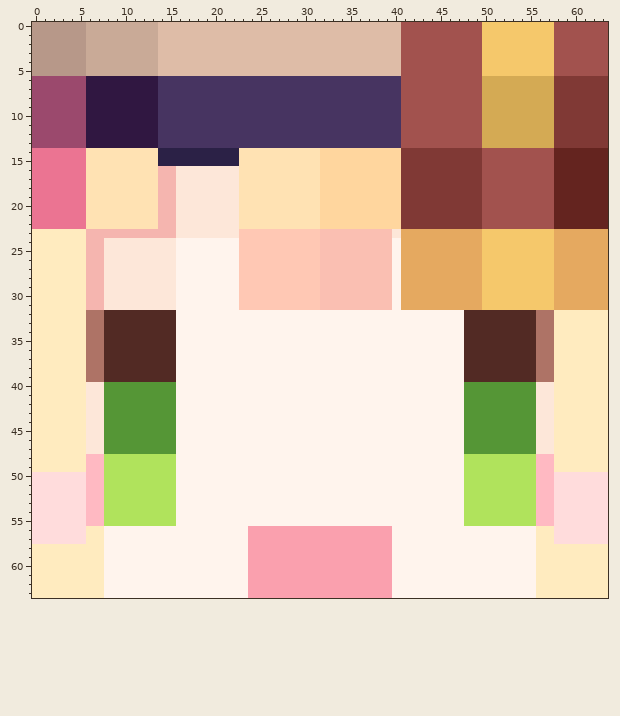
Pixel-art sprite -- skins/f1b2a1db-b4c0-45c7-9330-c31db6637814.png. This is how it looked before the edit.
The file is 64x64 pixels. Colours within 5 levels of each other are drawn and written as one.
The same view after the edit:
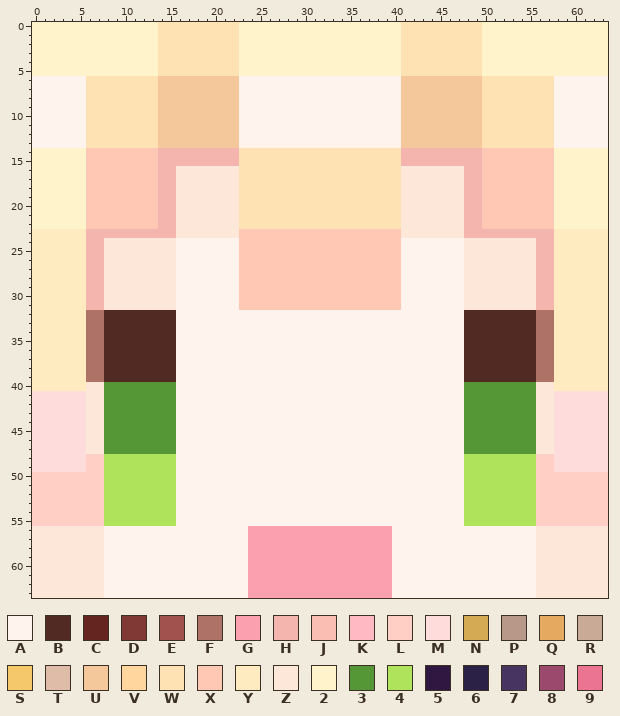
Palette (. is transparent): A #fff4ed  B #522a24  C #64241f  D #803935  E #a2524e  F #ae7366  G #faa0ae  H #f5b5af  J #fabfb2  K #ffb9c2  L #ffcec4  M #ffdcdc  N #d4aa54  P #b79889  Q #e5a960  R #c9aa97  S #f5c86b  T #debca7  U #f4c89a  V #ffd69e  W #ffe2b3  X #ffc8b4  Y #ffebbf  Z #fde7d9  2 #fff3cb  3 #559636  4 #b0e35c  5 #301741  6 #2b2146  7 #473461  8 #9b496d  9 #eb7492
Commit message: 自動上傳玩家 super_nenechii 的皮膚臉部
The edit:
y 0..5: x 0..63 PPPPPPRRRRRRRRTTTTTTTTTTTTTTTTTTTTTTTTTTTEEEEEEEEESSSSSSSSEEEEEE -> 22222222222222WWWWWWWWW222222222222222222WWWWWWWWW22222222222222
y 6..13: x 0..63 88888855555555777777777777777777777777777EEEEEEEEENNNNNNNNDDDDDD -> AAAAAAWWWWWWWWUUUUUUUUUAAAAAAAAAAAAAAAAAAUUUUUUUUUWWWWWWWWAAAAAA
y 14..15: x 0..22 999999WWWWWWWW666666666 -> 222222XXXXXXXXHHHHHHHHH; x 32..63 VVVVVVVVVDDDDDDDDDEEEEEEEECCCCCC -> WWWWWWWWWHHHHHHHHHXXXXXXXX222222
y 16..22: x 0..13 999999WWWWWWWW -> 222222XXXXXXXX; x 32..63 VVVVVVVVVDDDDDDDDDEEEEEEEECCCCCC -> WWWWWWWWWZZZZZZZHHXXXXXXXX222222
y 23: x 32..63 JJJJJJJJZQQQQQQQQQSSSSSSSSQQQQQQ -> XXXXXXXXXZZZZZZZHHHHHHHHHHYYYYYY
y 24..31: x 32..63 JJJJJJJJAQQQQQQQQQSSSSSSSSQQQQQQ -> XXXXXXXXXAAAAAAAZZZZZZZZHHYYYYYY
y 41..47: x 0..5 YYYYYY -> MMMMMM; x 58..63 YYYYYY -> MMMMMM
y 48..49: x 0..7 YYYYYYKK -> MMMMMMLL; x 56..63 KKYYYYYY -> LLMMMMMM
y 50..55: x 0..7 MMMMMMKK -> LLLLLLLL; x 56..63 KKMMMMMM -> LLLLLLLL
y 56..57: x 0..7 MMMMMMYY -> ZZZZZZZZ; x 56..63 YYMMMMMM -> ZZZZZZZZ
y 58..63: x 0..7 YYYYYYYY -> ZZZZZZZZ; x 56..63 YYYYYYYY -> ZZZZZZZZ
